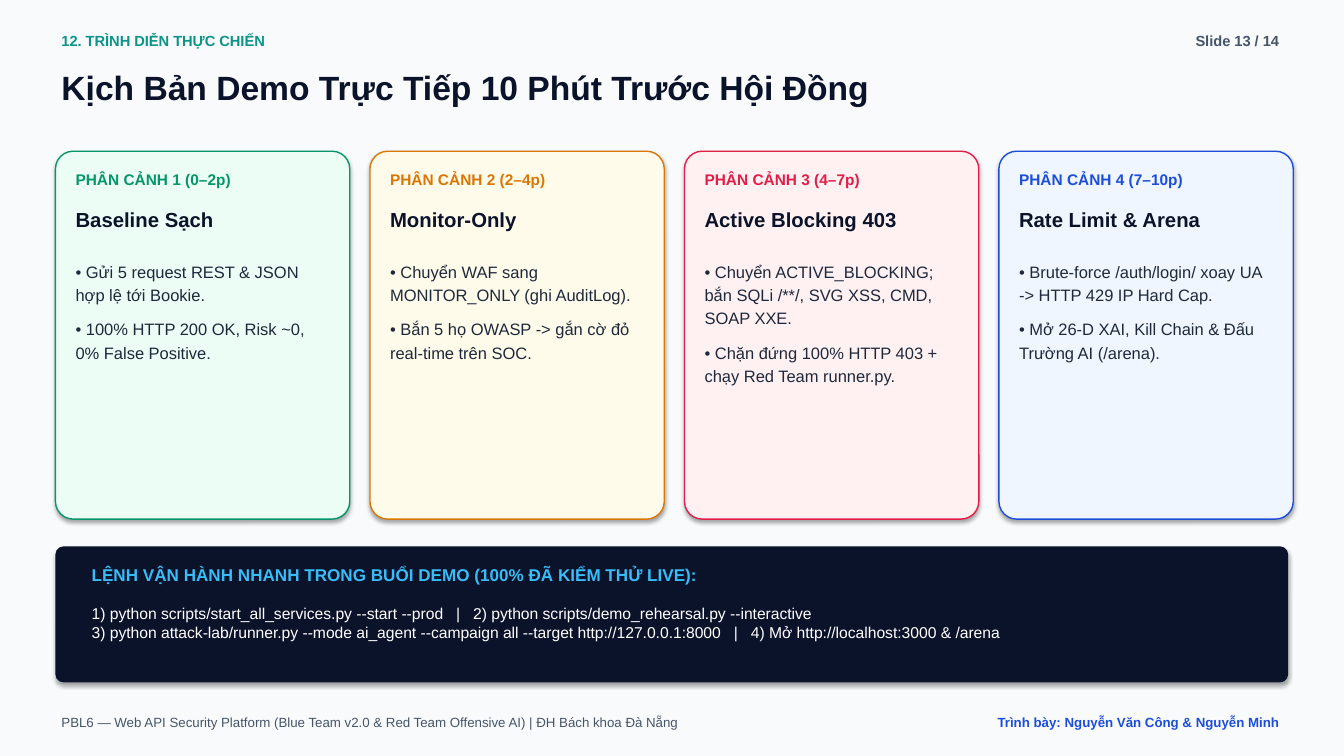
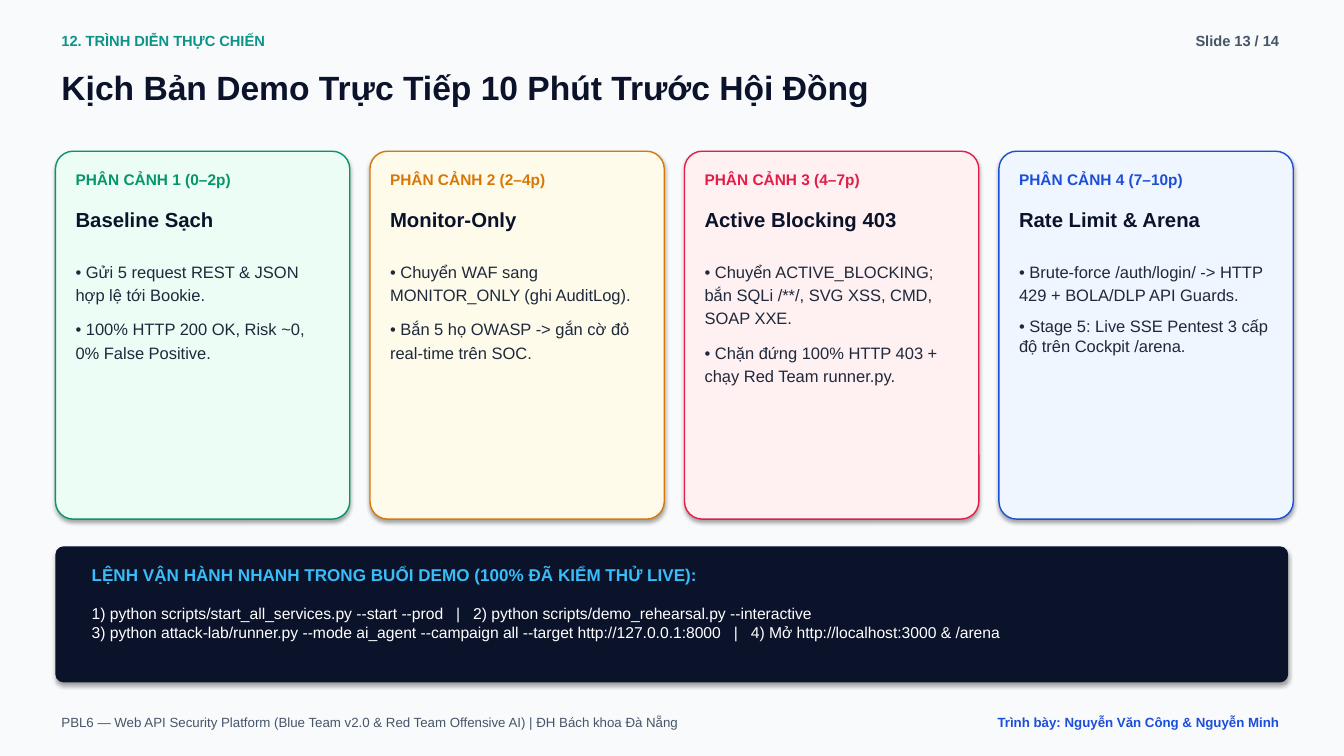
Before and after one commit to vcongggggg/pbl6, a slide deck: slide 13 of docs/reports/PBL6_Academic_Defense_Slides.pptx. Drawn at 1344x756 pixels with LibreOffice and Linux fonts; fonts in the diff are those of the drawing. Boxes give left, top, right and bottom in pixels: in the first picture for what was removed or moved away, otherwise in the second. Text is boxed around its words. In the diff, an @@ line names an element or a change of style, - is before the commit and + after.

```diff
--- a/docs/reports/PBL6_Academic_Defense_Slides.pptx
+++ b/docs/reports/PBL6_Academic_Defense_Slides.pptx
@@ text at [1019, 266, 1269, 355]: text changed @@
-• Brute-force /auth/login/ xoay UA -> HTTP 429 IP Hard Cap.
-• Mở 26-D XAI, Kill Chain & Đấu Trường AI (/arena).
+• Brute-force /auth/login/ -> HTTP 429 + BOLA/DLP API Guards.
+• Stage 5: Live SSE Pentest 3 cấp độ trên Cockpit /arena.
```
Also in this commit, not shown: 5 other slides changed, 11 other files.
